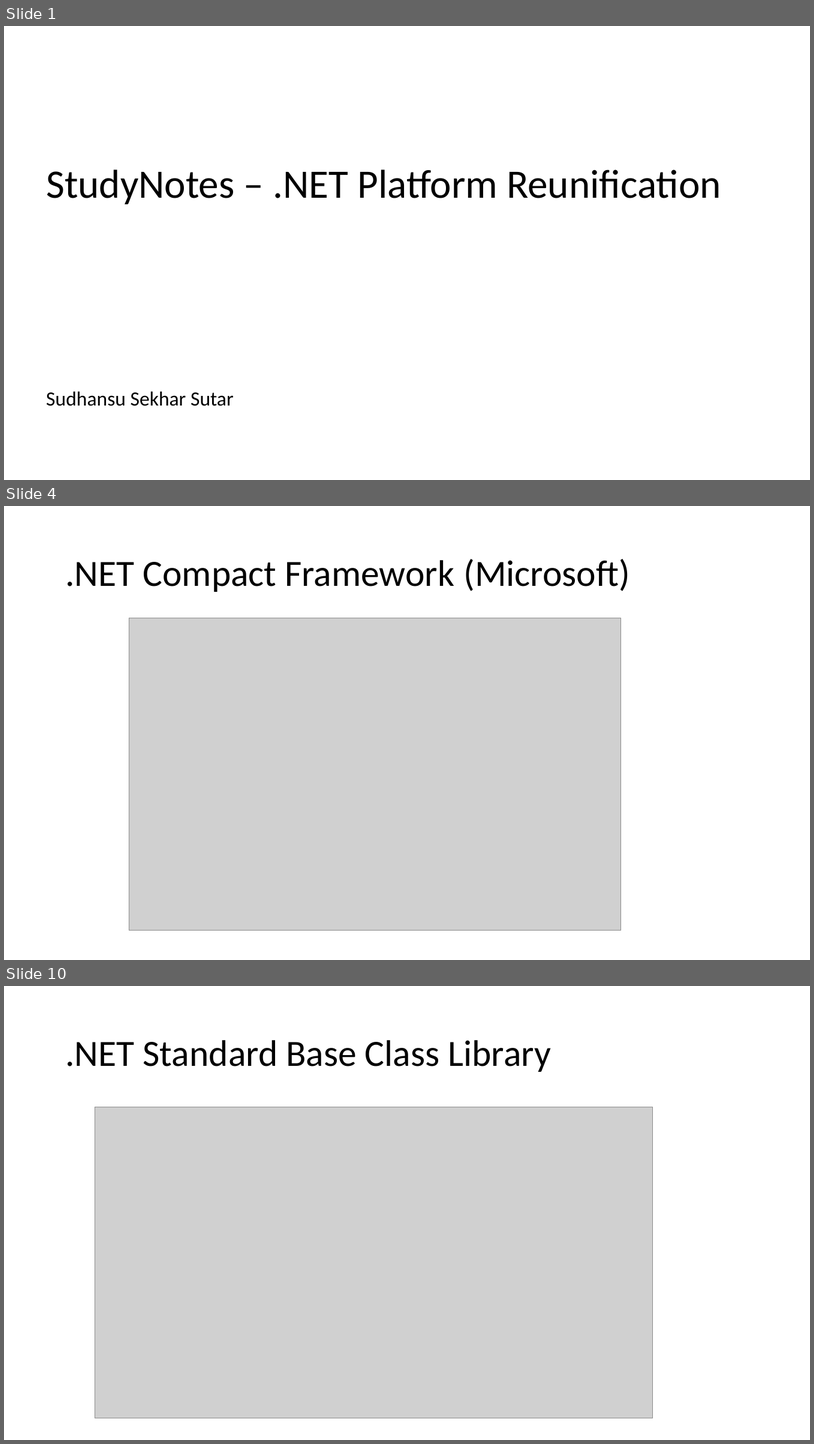
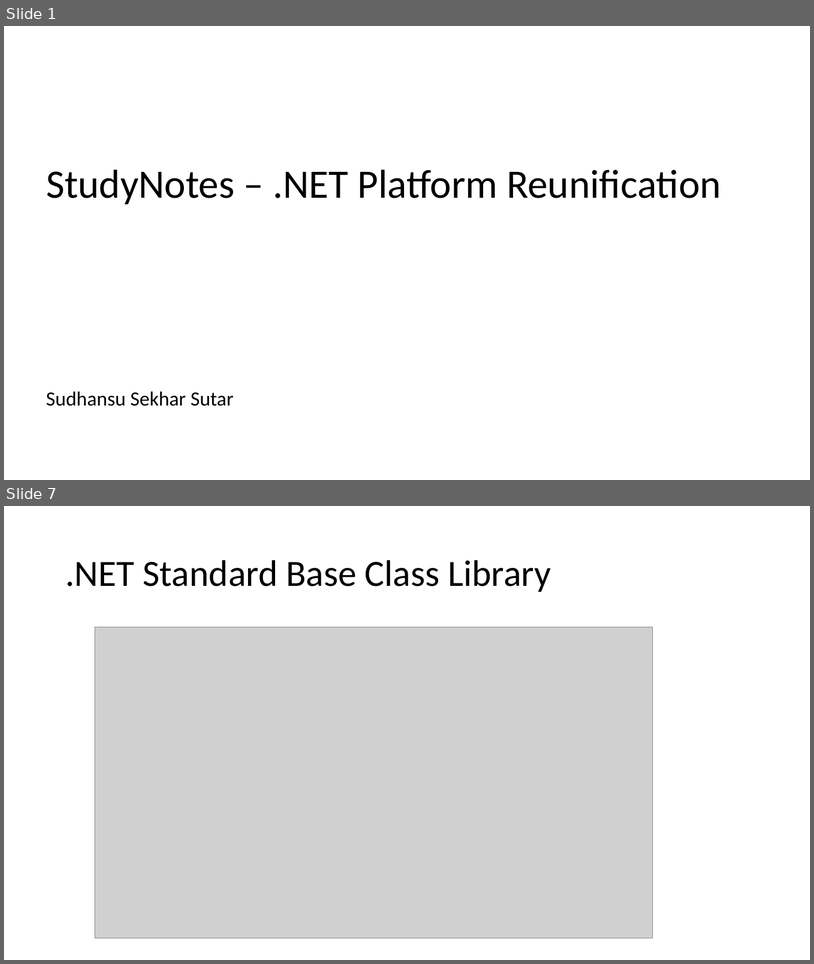
Before and after one commit to aniiiib/StudyNotes, a slide deck: StudyNotes – .NET Platform Reunification.pptx. Shown one above the other, each under a label of ours: slides 1, 4 and 10 before the commit, slides 1 and 7 after it; the slides between them are not shown. The pictures are 814x1444 and 814x964 pixels, drawn with LibreOffice and Linux fonts; fonts in the diff are those of the drawing; grey boxes stand for pictures. Boxes give left, top, right and bottom in pixels: in the first picture for what was removed or moved away, otherwise in the second. Text is boxed around its words. In the diff, an @@ line names an element or a change of style, - is before the commit and + after.

```diff
--- a/StudyNotes – .NET Platform Reunification.pptx
+++ b/StudyNotes – .NET Platform Reunification.pptx
@@ slide 4 removed at [4,506,810,960], background #FFFFFF @@
@@ title removed at [65,559,630,592] @@
-.NET Compact Framework (Microsoft)
@@ picture removed at [129,618,621,930] @@
@@ what was slide 10 is now slide 7 @@
```
Also in this commit, not shown: 9 slides changed, 4 slides added, 3 other slides removed.
